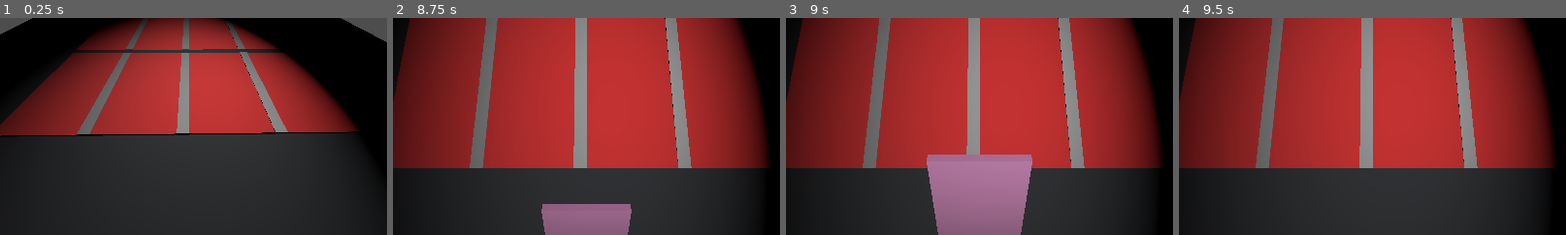
Above: before the commit, frames 1-4 (left to right).
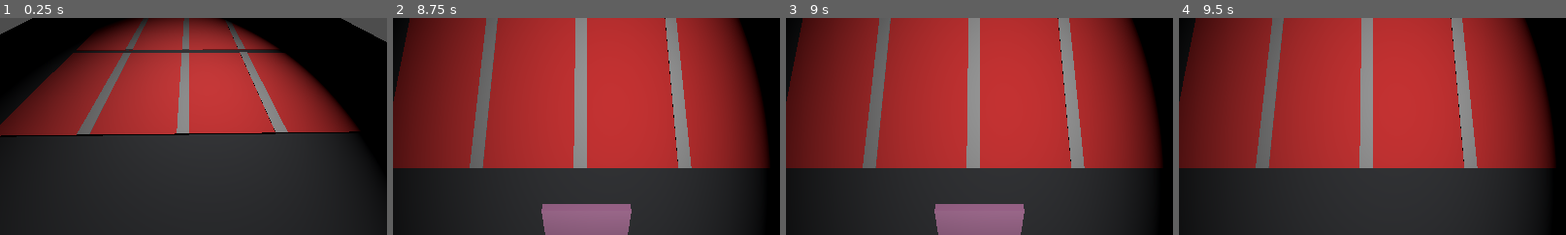
Above: after the commit, the same moments.

Repository: kandlash/Insectophosis
Game: Godot game, scene res://scenes/test_level.tscn
The game is run twice, just before and just after one commit, with the same random seed, the same clock (stepped at 60 frames per second) and the same inputs. The project has no main scene, so this scene is started directly.
Inputs (mouse positions are % of the whole screen's width and height, from its top left):
- Up to frame 1 (0.25 s): no input
- Up to frame 2 (8.75 s): tap Enter (ui_accept) at 0.5, 0.77, 1.25, 1.52, 2, 2.75, 3.02, 3.5, 3.77, 4.25, 4.52, 6.02, 6.77, 7.52 s; move the mouse to (72, 45) at 0.52 s; press the mouse at (72, 45) at 0.53 s; move the mouse to (30, 55) at 1.27 s; release the mouse at (30, 55) at 1.28 s; hold Down (ui_down) 1.28-2.03 s; tap 1 (1cam) at 1.35, 4.35, 7.35 s; click (30, 55) at 1.55 s; move the mouse to (60, 28) at 2.02 s; hold 2 (2cam) 2.03-2.78 s; click (60, 28) at 2.3 s; move the mouse to (45, 70) at 2.77 s; click (45, 70) at 2.85 s; move the mouse to (80, 65) at 3.52 s; press the mouse at (80, 65) at 3.53 s; hold Down (ui_down) 3.53-5.78 s; move the mouse to (20, 35) at 4.27 s; release the mouse at (20, 35) at 4.28 s; click (20, 35) at 4.55 s; move the mouse to (55, 50) at 5.02 s; hold 2 (2cam) 5.03-5.78 s; click (55, 50) at 5.3 s; move the mouse to (35, 25) at 5.77 s; click (35, 25) at 5.85 s; move the mouse to (72, 45) at 6.52 s; press the mouse at (72, 45) at 6.53 s; move the mouse to (30, 55) at 7.27 s; release the mouse at (30, 55) at 7.28 s; click (30, 55) at 7.55 s; move the mouse to (60, 28) at 8.02 s; hold Down (ui_down) from 8.03 s (still down); hold 2 (2cam) from 8.03 s (still down); click (60, 28) at 8.3 s
- Up to frame 3 (9 s): keep holding Down (ui_down); move the mouse to (45, 70) at 8.77 s; release 2 (2cam) at 8.78 s; click (45, 70) at 8.85 s
- Up to frame 4 (9.5 s): keep holding Down (ui_down); tap Enter (ui_accept) at 9.02 s
The pictures show only the part of the screen within x 25-75%, y 50-100%; the shares and areas given below are measured in that part.

Frames 1-2 are identical in both runs. In frame 3, 5.9% of the frame differs, in the area x 36-64%, y 62-88%; in frame 4, nothing differs.

Commit message:
basic card hand logic, basic card from hand to table logic

Diff:
--- a/project.godot
+++ b/project.godot
@@ -12,6 +12,10 @@
 
 config/name="Insectophosis"
 config/features=PackedStringArray("4.3", "Forward Plus")
+
+[global_group]
+
+card_point=""
 
 [input]
 
--- /dev/null
+++ b/scenes/card_point.tscn
@@ -0,0 +1,9 @@
+[gd_scene load_steps=2 format=3 uid="uid://xiq3fggbh4kc"]
+
+[sub_resource type="BoxShape3D" id="BoxShape3D_0rnb0"]
+size = Vector3(0.918945, 0.0527344, 0.558838)
+
+[node name="card_point" type="StaticBody3D" groups=["card_point"]]
+
+[node name="CollisionShape3D" type="CollisionShape3D" parent="."]
+shape = SubResource("BoxShape3D_0rnb0")
--- a/scenes/table.tscn
+++ b/scenes/table.tscn
@@ -1,7 +1,9 @@
-[gd_scene load_steps=7 format=3 uid="uid://cn15i7v1kskfi"]
+[gd_scene load_steps=8 format=3 uid="uid://cn15i7v1kskfi"]
+
+[ext_resource type="PackedScene" uid="uid://xiq3fggbh4kc" path="res://scenes/card_point.tscn" id="1_2hjsi"]
 
 [sub_resource type="BoxShape3D" id="BoxShape3D_w61bw"]
-size = Vector3(2.7, 0.3, 3.29468)
+size = Vector3(2.7, 0.237769, 3.29468)
 
 [sub_resource type="StandardMaterial3D" id="StandardMaterial3D_6auno"]
 albedo_color = Color(0, 0.0499257, 0.103248, 1)
@@ -22,7 +24,7 @@
 transform = Transform3D(2, 0, 0, 0, 2, 0, 0, 0, 2, -0.454709, 0, 0)
 
 [node name="CollisionShape3D" type="CollisionShape3D" parent="."]
-transform = Transform3D(1, 0, 0, 0, 1, 0, 0, 0, 1, 0, 0, 0.00274658)
+transform = Transform3D(1, 0, 0, 0, 1, 0, 0, 0, 1, 0, -0.0311157, 0.00274658)
 shape = SubResource("BoxShape3D_w61bw")
 
 [node name="table" type="MeshInstance3D" parent="."]
@@ -46,18 +48,6 @@
 transform = Transform3D(1, 0, 0, 0, 1, 0, 0, 0, 0.0313393, 0, 0.202048, 0.237908)
 mesh = SubResource("BoxMesh_58l74")
 
-[node name="card_point" type="Node3D" parent="table/player_place"]
-transform = Transform3D(1, 0, 0, 0, 1, 0, 0, 0, 1, 0, 0, -0.4129)
-
-[node name="card_point2" type="Node3D" parent="table/player_place"]
-transform = Transform3D(1, 0, 0, 0, 1, 0, 0, 0, 1, 0, 0, -0.154897)
-
-[node name="card_point3" type="Node3D" parent="table/player_place"]
-transform = Transform3D(1, 0, 0, 0, 1, 0, 0, 0, 1, 0, 0, 0.117009)
-
-[node name="card_point4" type="Node3D" parent="table/player_place"]
-transform = Transform3D(1, 0, 0, 0, 1, 0, 0, 0, 1, 0, 0, 0.383754)
-
 [node name="card_place2" type="MeshInstance3D" parent="table"]
 transform = Transform3D(0.263953, 0, 0, 0, 0.0714538, 0, 0, 0, 0.77209, 0.147353, 0.500278, 0)
 mesh = SubResource("BoxMesh_qf13s")
@@ -74,5 +64,17 @@
 transform = Transform3D(1, 0, 0, 0, 1, 0, 0, 0, 0.0313393, 0, 0.202048, 0.237908)
 mesh = SubResource("BoxMesh_58l74")
 
+[node name="card_point" parent="." instance=ExtResource("1_2hjsi")]
+transform = Transform3D(0.5, 0, 0, 0, 0.5, 0, 0, 0, 0.5, -0.349125, 0.107953, -0.669836)
+
+[node name="card_point2" parent="." instance=ExtResource("1_2hjsi")]
+transform = Transform3D(0.5, 0, 0, 0, 0.5, 0, 0, 0, 0.5, -0.349125, 0.107953, -0.232991)
+
+[node name="card_point3" parent="." instance=ExtResource("1_2hjsi")]
+transform = Transform3D(0.5, 0, 0, 0, 0.5, 0, 0, 0, 0.5, -0.349125, 0.107953, 0.204067)
+
+[node name="card_point4" parent="." instance=ExtResource("1_2hjsi")]
+transform = Transform3D(0.5, 0, 0, 0, 0.5, 0, 0, 0, 0.5, -0.349125, 0.107953, 0.646012)
+
 [connection signal="mouse_entered" from="." to="." method="_on_mouse_entered"]
 [connection signal="mouse_exited" from="." to="." method="_on_mouse_exited"]
--- a/scripts/hand.gd
+++ b/scripts/hand.gd
@@ -23,6 +23,10 @@
 	add_child(card)
 	update_card_positions()
 
+func remove_card(card):
+	player_hand.erase(card)
+	update_card_positions()
+
 
 func update_card_positions():
 	var num_cards = player_hand.size()
--- a/scripts/level_manager.gd
+++ b/scripts/level_manager.gd
@@ -2,8 +2,10 @@
 
 var f_cam_trans
 var s_cam_trans
+var selected_card
 @onready var player_head_camera = $"../player_head_camera"
 @onready var table_topdown_camera = $"../table_topdown_camera"
+@onready var hand = $"../hand"
 
 func _ready() -> void:
 	f_cam_trans = player_head_camera.transform
@@ -41,12 +43,20 @@
 func finish_f_cam_transition():
 	player_head_camera.transform = f_cam_trans
 	table_topdown_camera.current = true
+	table_topdown_camera.set_process_input(true)
 	player_head_camera.current = false
+	player_head_camera.set_process_input(false)
 
 func finish_s_cam_transition():
 	table_topdown_camera.transform = s_cam_trans
 	player_head_camera.current = true
+	player_head_camera.set_process_input(true)
 	table_topdown_camera.current = false
+	table_topdown_camera.set_process_input(false)
+
+
+func unselect_card():
+	player_head_camera.unselect_card(false)
 
 # Called every frame. 'delta' is the elapsed time since the previous frame.
 func _process(delta: float) -> void:
--- a/scripts/player_head_camera.gd
+++ b/scripts/player_head_camera.gd
@@ -2,24 +2,35 @@
 
 var selected_object
 var selected_card
+@onready var level_manager := $"../LevelManager"
 func _input(event: InputEvent) -> void:
 	if event.is_action_pressed("click"):
 		var new_object = shoot_ray()
 		if not new_object or not new_object.is_in_group("cards"):
 			if selected_card != null:
-				selected_card.make_unselected()
-				selected_card.is_selected = false
-				selected_card = null
+				unselect_card()
 			return
+
 		if new_object.is_in_group("cards"):
+			if selected_card and selected_card != new_object:
+				unselect_card()
 			selected_card = new_object
 			if selected_card.is_selected:
-				selected_card.make_unselected()
-				selected_card.is_selected = false
+				unselect_card()
 				return
 			selected_card.is_selected = true
 			selected_card.make_selected()
+			level_manager.selected_card = selected_card
 
+func select_card():
+	pass
+
+func unselect_card(animation=true):
+	if animation:
+		selected_card.make_unselected()
+	selected_card.is_selected = false
+	selected_card = null
+	level_manager.selected_card = null
 
 func shoot_ray():
 	var mouse_pos = get_viewport().get_mouse_position()
--- a/scripts/table_topdown_camera.gd
+++ b/scripts/table_topdown_camera.gd
@@ -1,15 +1,37 @@
 extends Camera3D
 
-
+@onready var level_manager := $"../LevelManager"
 # Called when the node enters the scene tree for the first time.
 func _ready() -> void:
-	pass # Replace with function body.
+	set_process_input(false)
 
+func _input(event: InputEvent) -> void:
+	if event.is_action_pressed("click"):
+		var new_object = shoot_ray()
+		if not new_object:
+			return
+		if not new_object.is_in_group("card_point"):
+			return
+		if not level_manager.selected_card:
+			return
+		level_manager.hand.remove_child(level_manager.selected_card)
+		new_object.add_child(level_manager.selected_card)
+		var tween = create_tween()
+		tween.tween_property(
+			level_manager.selected_card,
+			"global_position",
+			new_object.global_position,
+			0.25
+		).set_trans(Tween.TRANS_SPRING)
+		tween.tween_property(
+			level_manager.selected_card,
+			"global_rotation",
+			new_object.global_rotation,
+			0.25
+		).set_trans(Tween.TRANS_SPRING)
 
-# Called every frame. 'delta' is the elapsed time since the previous frame.
-func _process(delta: float) -> void:
-	pass
-
+		level_manager.hand.remove_card(level_manager.selected_card)
+		level_manager.unselect_card()
 
 func shoot_ray():
 	var mouse_pos = get_viewport().get_mouse_position()
